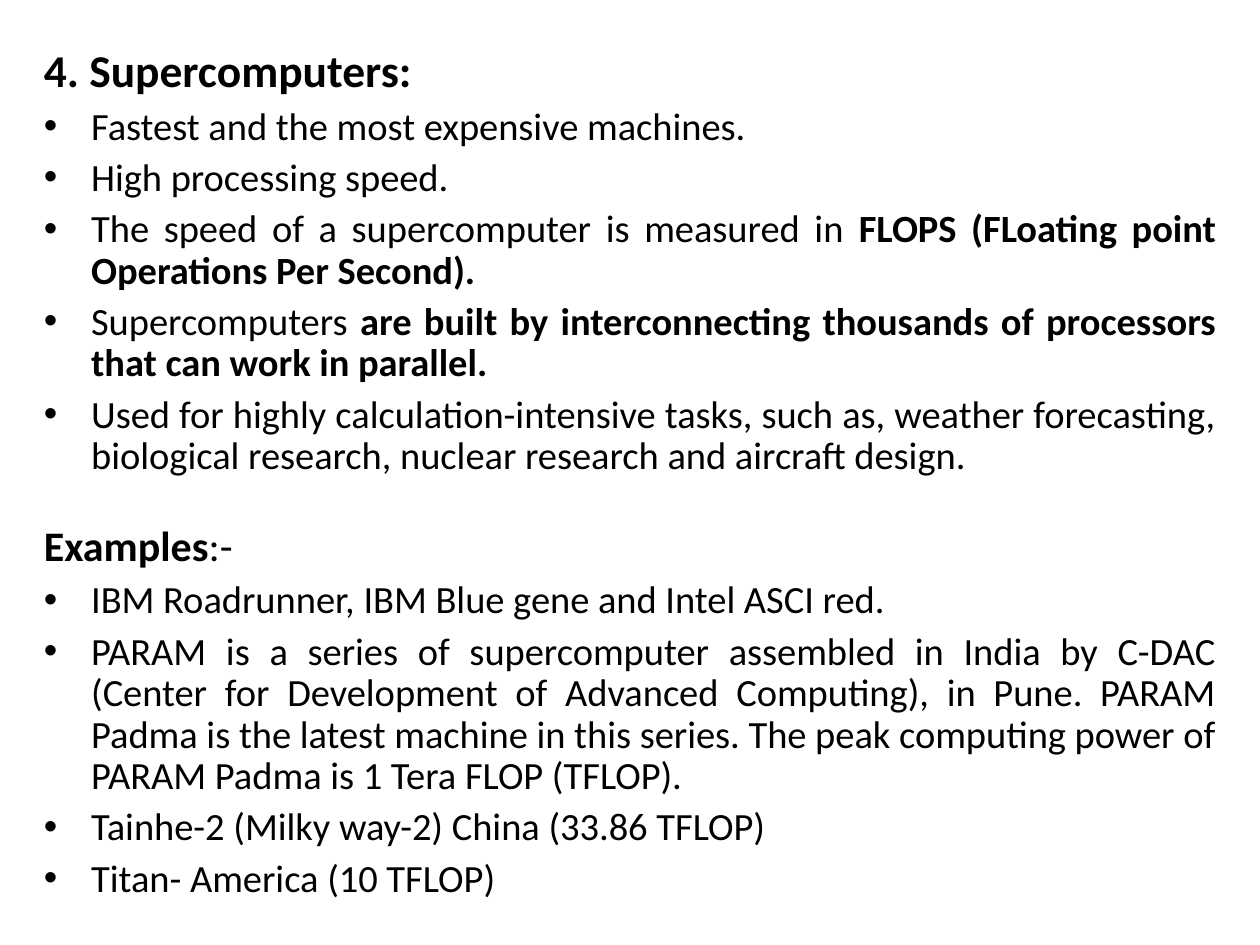
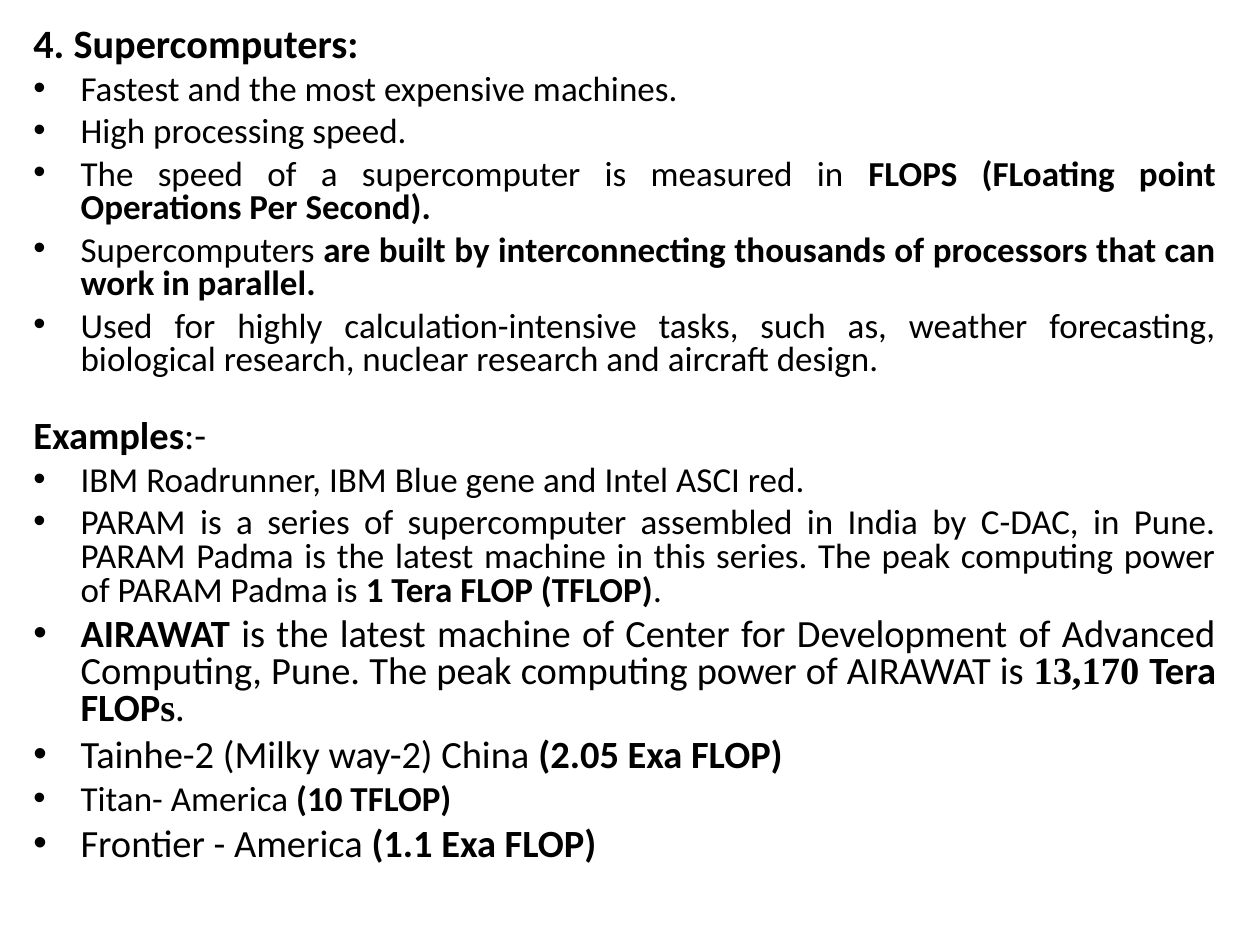
Before and after one commit to Jayatigoswami/PSUC_material, a slide deck: slide 13 of Lec-4 Computer Fundamentals-3.ppt (slide 14 before the commit). Drawn at 1260x945 pixels with LibreOffice and Linux fonts; fonts in the diff are those of the drawing. Boxes give left, top, right and bottom in pixels: in the first picture for what was removed or moved away, otherwise in the second. Text is boxed around its words. In the diff, an @@ line names an element or a change of style, - is before the commit and + after.

```diff
--- a/Lec-4 Computer Fundamentals-3.ppt
+++ b/Lec-4 Computer Fundamentals-3.ppt
@@ text "4. Supercomputers:": place and size @@
-text "4. Supercomputers:" at [44, 57, 1216, 897]
+text "4. Supercomputers:" at [33, 31, 1216, 863]
@@ text at [33, 31, 1216, 816]: size 26 to 23 pt in "4. Supercomputers:"; size 22 to 20 pt in "Fastest and the most expensive machines.", "High processing speed.", "The speed of a supercomputer is measured ...", "Supercomputers are built by interconnecting thousands of ..." and 3 more places; size 24 to 22 pt in "Examples:-"; bold on in "(10 TFLOP)"; line spacing 0.9 to 0.8 @@
@@ text at [81, 509, 1216, 775]: text changed @@
-• PARAM is a series of supercomputer assembled in India by C-DAC (Center for Development of Advanced Computing), in Pune. PARAM Padma is the latest machine in this series. The peak computing power of PARAM Padma is 1 Tera FLOP (TFLOP).
-• Tainhe-2 (Milky way-2) China (33.86 TFLOP)
+• PARAM is a series of supercomputer assembled in India by C-DAC, in Pune. PARAM Padma is the latest machine in this series. The peak computing power of PARAM Padma is 1 Tera FLOP (TFLOP).
+• AIRAWAT is the latest machine of Center for Development of Advanced Computing, Pune. The peak computing power of AIRAWAT is 13,170 Tera FLOPs.
+• Tainhe-2 (Milky way-2) China (2.05 Exa FLOP)
@@ text at [81, 828, 597, 863]: paragraph added @@
+• Frontier - America (1.1 Exa FLOP)
```
Also in this commit, not shown: 1 slide removed, 9 other files.
